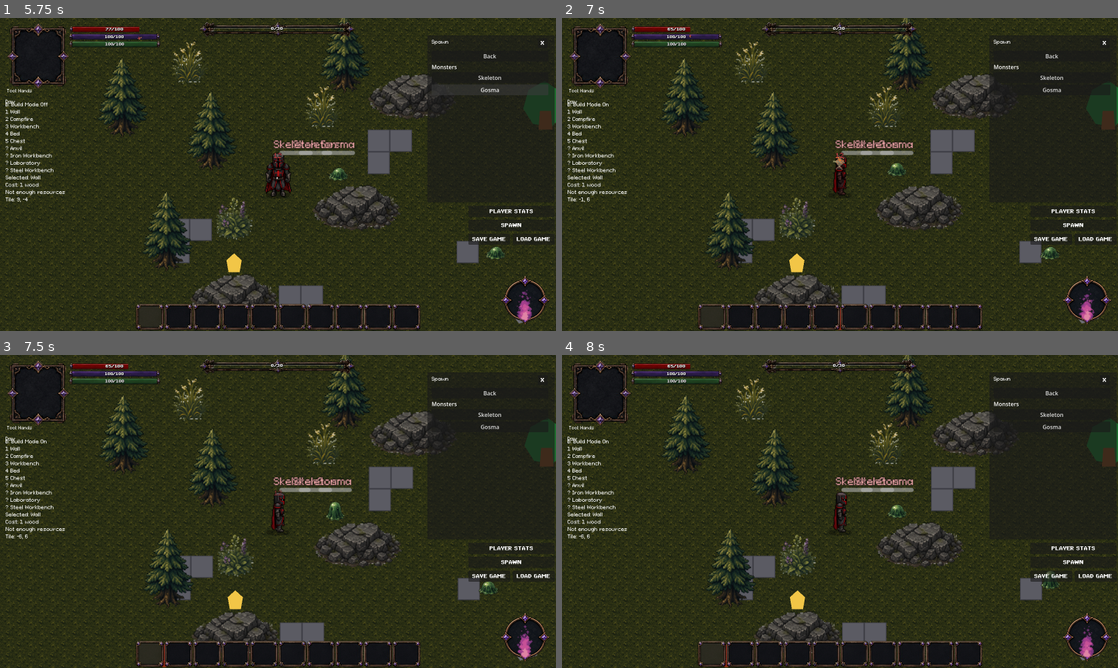
Above: before the commit, frames 1-4 (two rows, left to right).
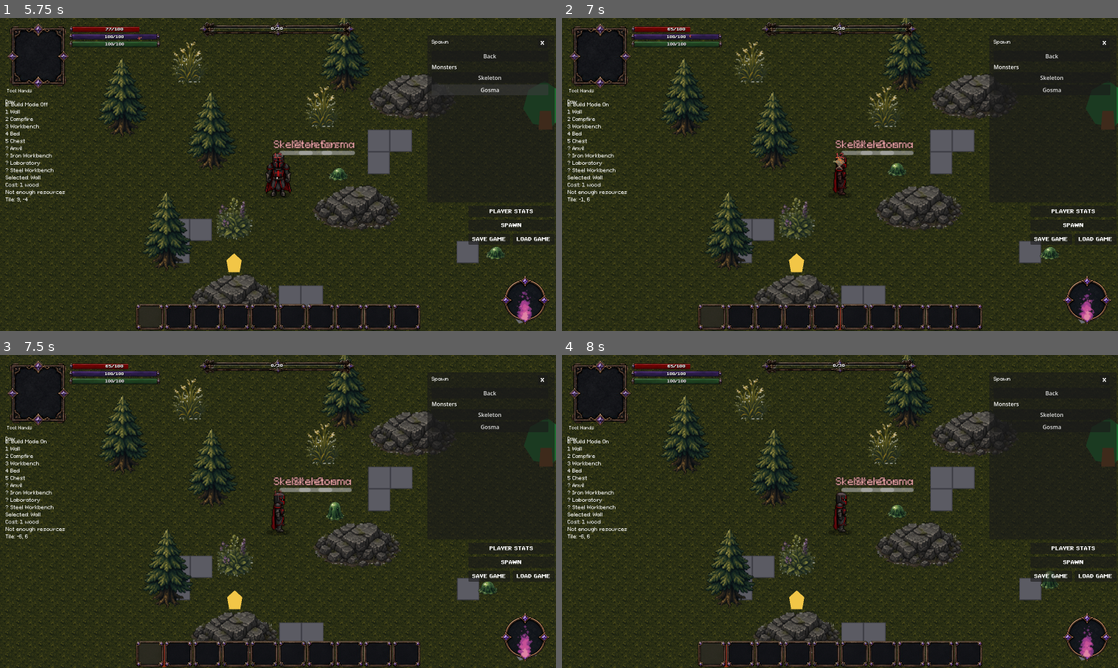
Above: after the commit, the same moments.

Repository: ramonsamagaio/Oathwake-Main
Game: Godot game, scene res://scenes/Main.tscn
Two runs of this game, one before a commit and one after it. Both use one fixed random seed, a clock stepped at 60 frames per second and the inputs below. This scene is started directly instead of the project's main scene.
Inputs (mouse positions are in pixels of both pictures, inside the frame that each line leads up to):
- Up to frame 1 (5.75 s): click "PLAYER STATS" at 0.5 s; click "APPLY" at 1.25 s; click "SPAWN" at 2 s; click "Natural map spawn" at 2.75 s; click "Monsters" at 3.5 s; click "Skeleton" at 4.25 s; click "Gosma" at 5 s
- Up to frame 2 (7 s): tap Enter at 5.75 s; move the mouse to (962, 158) at 5.77 s; hold D 5.78-6.5 s; tap B at 5.85 s; click (962, 158) at 5.92 s; tap Space at 6.02 s; click (840, 315) at 6.5 s
- Up to frame 3 (7.5 s): click (150, 652) at 7.25 s
- Up to frame 4 (8 s): no input

Frame 1 is identical in both runs. In frame 2, 0.4% of the frame differs, in the area x 18-100%, y 0-100%; in frame 3, 1.7%; in frame 4, 4.5%, in the area x 0-100%, y 0-100%.

Commit message:
Use enhanced resource hit feedback for trees

Diff:
--- a/scenes/Tree.tscn
+++ b/scenes/Tree.tscn
@@ -1,6 +1,6 @@
 [gd_scene load_steps=6 format=3]
 
-[ext_resource type="Script" path="res://scripts/ResourceNode.gd" id="1_resource_script"]
+[ext_resource type="Script" path="res://scripts/resources/ResourceNodeEnhanced.gd" id="1_resource_script"]
 [ext_resource type="Shader" path="res://shaders/tree_wind.gdshader" id="2_tree_wind_shader"]
 
 [sub_resource type="CircleShape2D" id="CircleShape2D_interaction"]
@@ -28,12 +28,3 @@
 [node name="Trunk" type="Polygon2D" parent="."]
 color = Color(0.46, 0.27, 0.12, 1)
 polygon = PackedVector2Array(-8, 5, 8, 5, 10, 32, -10, 32)
-
-[node name="InteractionShape" type="CollisionShape2D" parent="."]
-shape = SubResource("CircleShape2D_interaction")
-
-[node name="StaticBody2D" type="StaticBody2D" parent="."]
-position = Vector2(0, 18)
-
-[node name="CollisionShape2D" type="CollisionShape2D" parent="StaticBody2D"]
-shape = SubResource("RectangleShape2D_trunk_collision")
